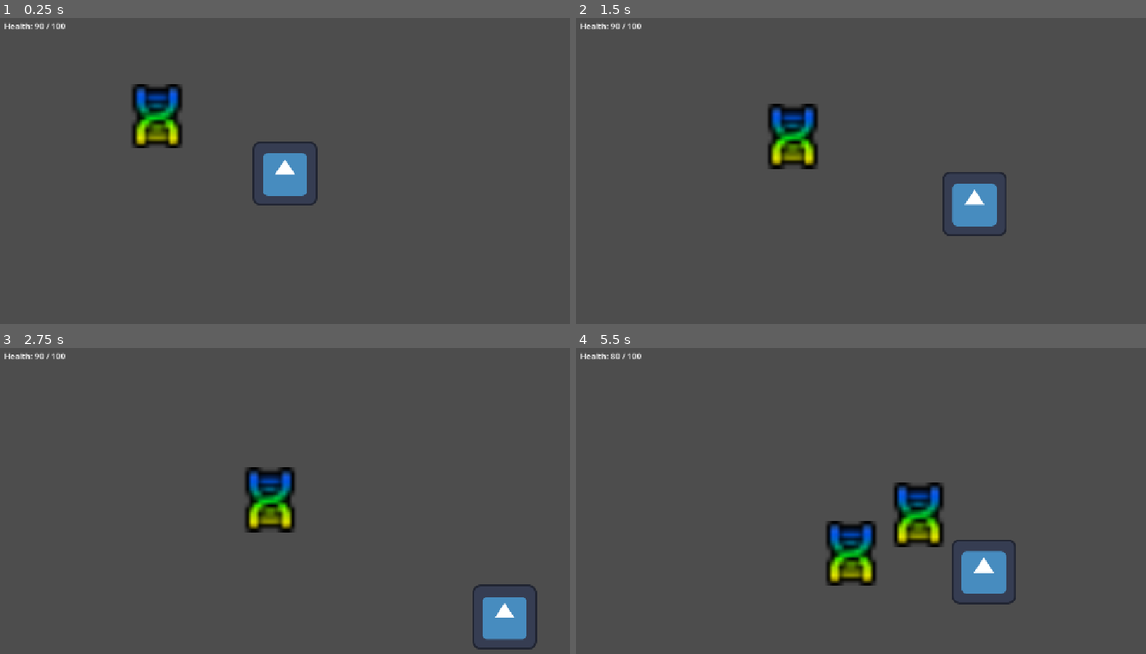
Above: before the commit, frames 1-4 (two rows, left to right).
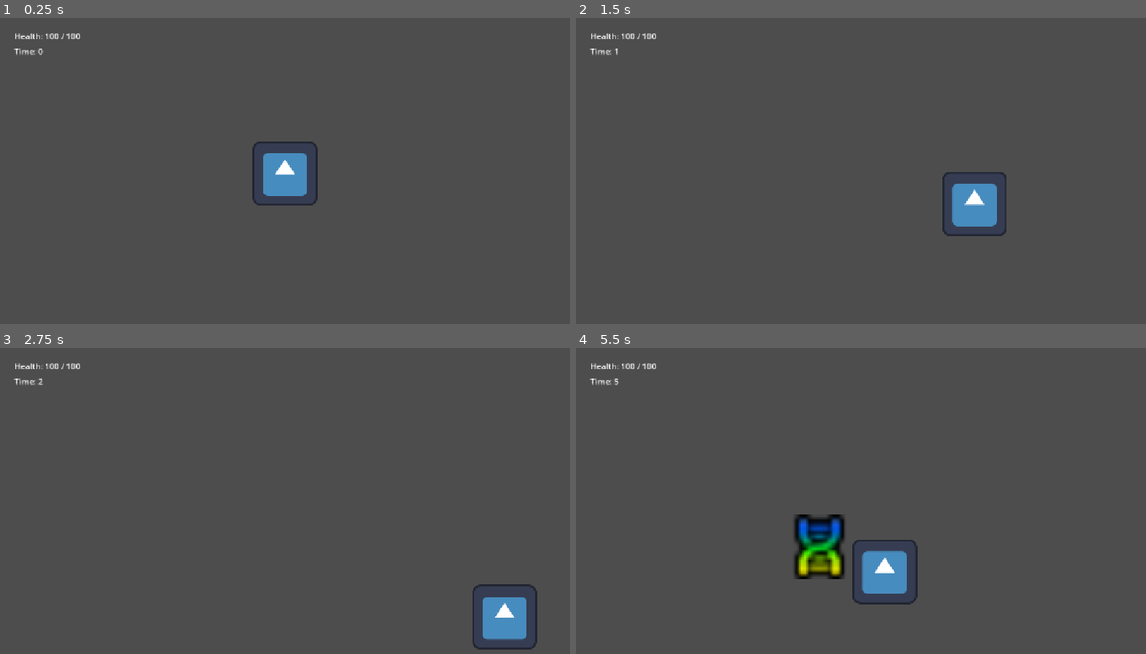
Above: after the commit, the same moments.

Repository: akr0407/LearnGame1-DodgeTheEnemies
Game: Godot game, scene res://scenes/main.tscn
The game is run twice, just before and just after one commit, with the same random seed, the same clock (stepped at 60 frames per second) and the same inputs. The project has no main scene, so this scene is started directly. The engine's default icon, where the game draws it, is replaced by a stand-in: a white triangle on a blue panel in a dark square.
Inputs:
- Up to frame 1 (0.25 s): no input
- Up to frame 2 (1.5 s): hold D (move_right) 0.53-1.28 s; hold S (move_down) from 1.28 s (still down)
- Up to frame 3 (2.75 s): release S (move_down) at 2.03 s; hold D (move_right) from 2.03 s (still down)
- Up to frame 4 (5.5 s): release D (move_right) at 2.78 s; hold W (move_up) 2.78-3.53 s; hold A (move_left) 3.53-5.03 s; hold S (move_down) from 5.03 s (still down)

The runs differ from the first frame. In frame 1, 2.0% of the frame differs, in the area x 0-33%, y 1-43%; in frame 2, 2.1%; in frame 3, 2.1%; in frame 4, 7.5%, in the area x 0-78%, y 1-84%.

Commit message:
Add survival system and update enemy spawning

Diff:
--- a/scenes/main.tscn
+++ b/scenes/main.tscn
@@ -2,7 +2,6 @@
 
 [ext_resource type="PackedScene" uid="uid://ew6wwfqbhjy3" path="res://scenes/player.tscn" id="1_o5qli"]
 [ext_resource type="Script" uid="uid://dopg3v3qienc2" path="res://scripts/main.gd" id="1_sugp2"]
-[ext_resource type="PackedScene" uid="uid://66q52jujxy7p" path="res://scenes/enemy.tscn" id="2_0wfyh"]
 
 [sub_resource type="RectangleShape2D" id="RectangleShape2D_0wfyh"]
 size = Vector2(1152, 20)
@@ -17,9 +16,6 @@
 script = ExtResource("1_sugp2")
 
 [node name="Player" parent="." unique_id=731717942 groups=["player"] instance=ExtResource("1_o5qli")]
-
-[node name="Enemy" parent="." unique_id=1950215036 instance=ExtResource("2_0wfyh")]
-position = Vector2(300, 200)
 
 [node name="WallBoundaries" type="Node" parent="." unique_id=1151003559]
 
@@ -52,32 +48,54 @@
 transform = Transform2D(1, 0, 0, 1, 20, 20)
 
 [node name="HealthLabel" type="Label" parent="UI" unique_id=1105061491]
-offset_right = 40.0
-offset_bottom = 23.0
+offset_left = 20.0
+offset_top = 20.0
+offset_right = 150.0
+offset_bottom = 43.0
 text = "Health: 100 / 100"
+
+[node name="TimeLabel" type="Label" parent="UI" unique_id=95947910]
+offset_left = 20.0
+offset_top = 50.0
+offset_right = 76.0
+offset_bottom = 73.0
+text = "Time: 0"
 
 [node name="GameOverPanel" type="Panel" parent="UI" unique_id=832100514]
 visible = false
-offset_right = 40.0
-offset_bottom = 40.0
+offset_left = 426.0
+offset_top = 200.0
+offset_right = 726.0
+offset_bottom = 400.0
 
 [node name="GameOverLabel" type="Label" parent="UI/GameOverPanel" unique_id=1292173919]
 layout_mode = 0
-offset_right = 40.0
-offset_bottom = 23.0
+offset_left = 90.0
+offset_top = 25.0
+offset_right = 177.0
+offset_bottom = 48.0
 text = "Game Over"
 
 [node name="RestartButton" type="Button" parent="UI/GameOverPanel" unique_id=752879694]
 layout_mode = 0
-offset_right = 8.0
-offset_bottom = 8.0
+offset_left = 90.0
+offset_top = 136.0
+offset_right = 180.0
+offset_bottom = 176.0
 text = "Restart"
+
+[node name="FinalTimeLabel" type="Label" parent="UI/GameOverPanel" unique_id=2107735005]
+layout_mode = 0
+offset_left = 60.0
+offset_top = 80.0
+offset_right = 217.0
+offset_bottom = 103.0
+text = "Survived : 0 Seconds"
 
 [node name="EnemySpawner" type="Node2D" parent="." unique_id=734020299]
 
 [node name="SpawnTimer" type="Timer" parent="EnemySpawner" unique_id=2110356855]
 wait_time = 3.0
-autostart = true
 
 [connection signal="died" from="Player" to="." method="_on_player_died"]
 [connection signal="pressed" from="UI/GameOverPanel/RestartButton" to="." method="_on_restart_button_pressed"]
--- a/scripts/main.gd
+++ b/scripts/main.gd
@@ -3,23 +3,47 @@
 @onready var player = $Player
 @onready var health_label = $UI/HealthLabel
 @onready var game_over_panel = $UI/GameOverPanel
+@onready var survival_label = $UI/TimeLabel
+@onready var final_time_label = $UI/GameOverPanel/FinalTimeLabel
 
 var enemy_scene = preload("res://scenes/enemy.tscn")
+var spawn_interval = 3
+var difficulty_timer = 0
+var survival_time = 0
+var game_over = false
 
 const MIN_SPACE_DISTANCE = 200
 
 # Called when the node enters the scene tree for the first time.
 func _ready() -> void:
-	pass # Replace with function body.
+	$EnemySpawner/SpawnTimer.wait_time = spawn_interval
+	$EnemySpawner/SpawnTimer.start()
 
 
 # Called every frame. 'delta' is the elapsed time since the previous frame.
 func _process(delta: float) -> void:
+	if game_over:
+		return
+
 	health_label.text = "Health: " + str(player.health) + " / 100"
 
+	survival_time += delta
+	survival_label.text = "Time: " + str(int(survival_time))
+
+	difficulty_timer += delta
+
+	if difficulty_timer >= 5.0:
+		difficulty_timer = 0.0
+
+		spawn_interval -= 0.25
+		spawn_interval = max(spawn_interval, 0.75)
+
+		$EnemySpawner/SpawnTimer.wait_time = spawn_interval
 
 func _on_player_died() -> void:
+	game_over = true
 	print("Game Over")
+	final_time_label.text = "Survived: " + str(int(survival_time)) + " seconds"
 	game_over_panel.visible = true
 
 
--- a/scripts/player.gd
+++ b/scripts/player.gd
@@ -17,7 +17,7 @@
 	set_physics_process(false)
 
 func _ready():
-	take_damage(10)
+	pass
 
 func _physics_process(delta: float) -> void:
 	var direction = Input.get_vector("move_left", "move_right", "move_up", "move_down")
